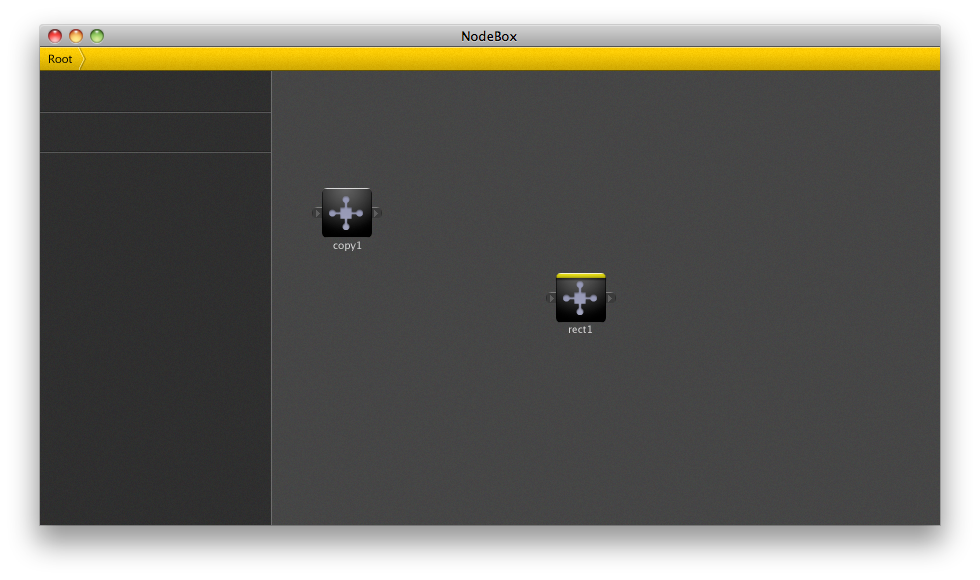
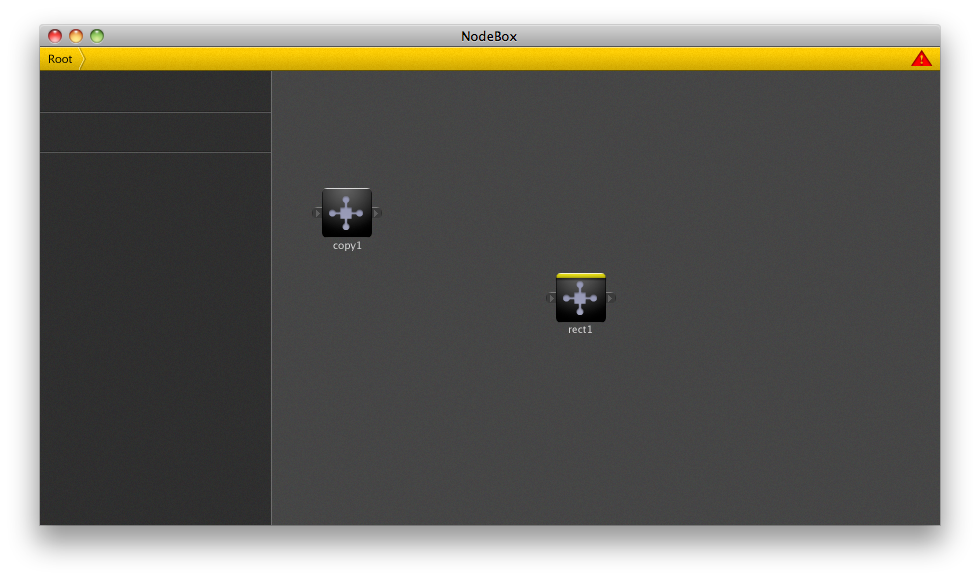
Comparing the layer stacks of the two 980x580 images. Changes:
added layer "Vector Smart Object" above "Layer 1" over bbox(911, 50, 933, 66)
